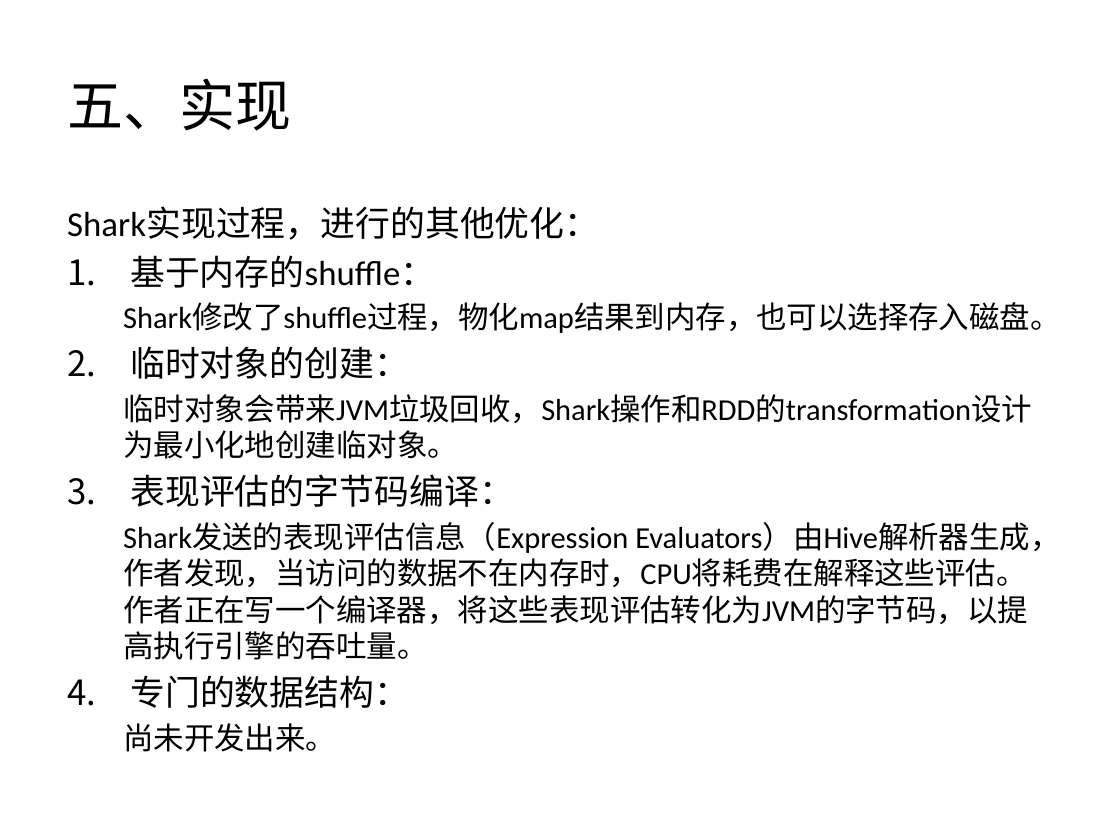
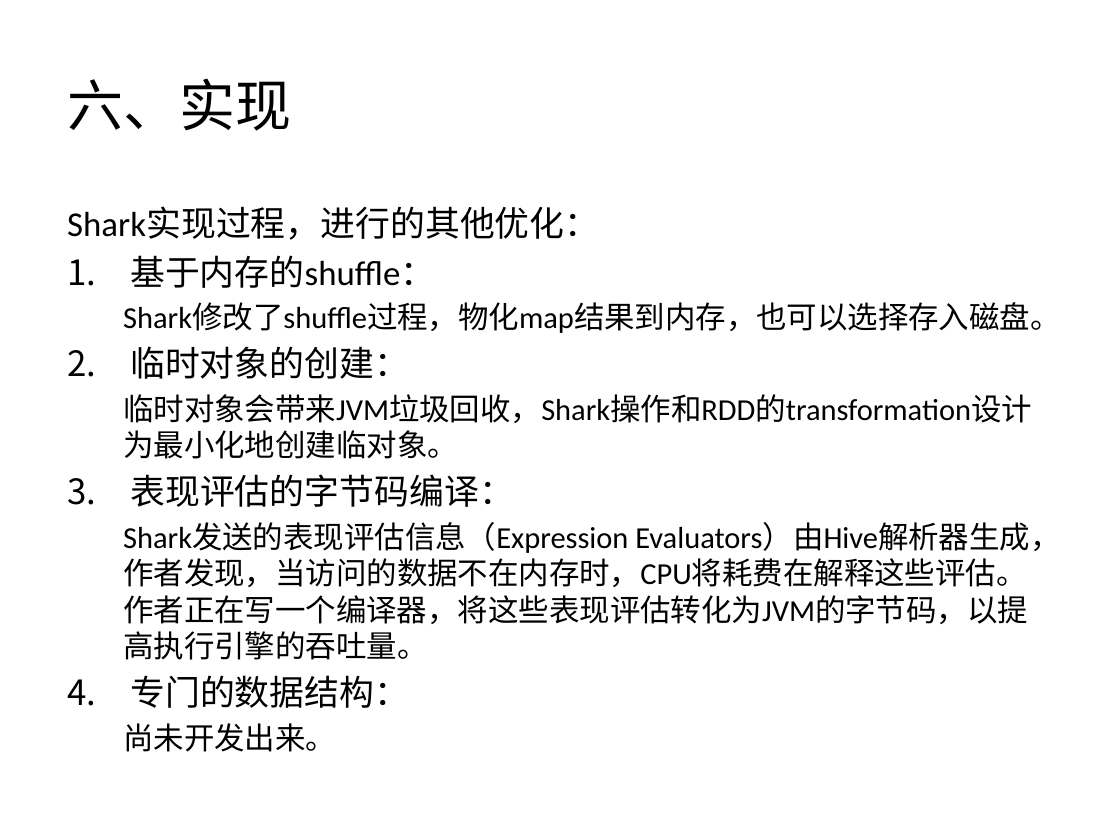
Before and after one commit to wuxingdexian/seminar, a slide deck: slide 45 of Shark SQL and Rich Analytics at Scale.pptx (slide 39 before the commit). Drawn at 1120x840 pixels with LibreOffice and Linux fonts; fonts in the diff are those of the drawing. Boxes give left, top, right and bottom in pixels: in the first picture for what was removed or moved away, otherwise in the second. Text is boxed around its words. In the diff, an @@ line names an element or a change of style, - is before the commit and + after.

```diff
--- a/Shark SQL and Rich Analytics at Scale.pptx
+++ b/Shark SQL and Rich Analytics at Scale.pptx
@@ title at (x1=67, y1=78, x2=291, y2=131): text changed @@
-五、实现
+六、实现
```
Also in this commit, not shown: 18 other slides changed, 8 slides added.
